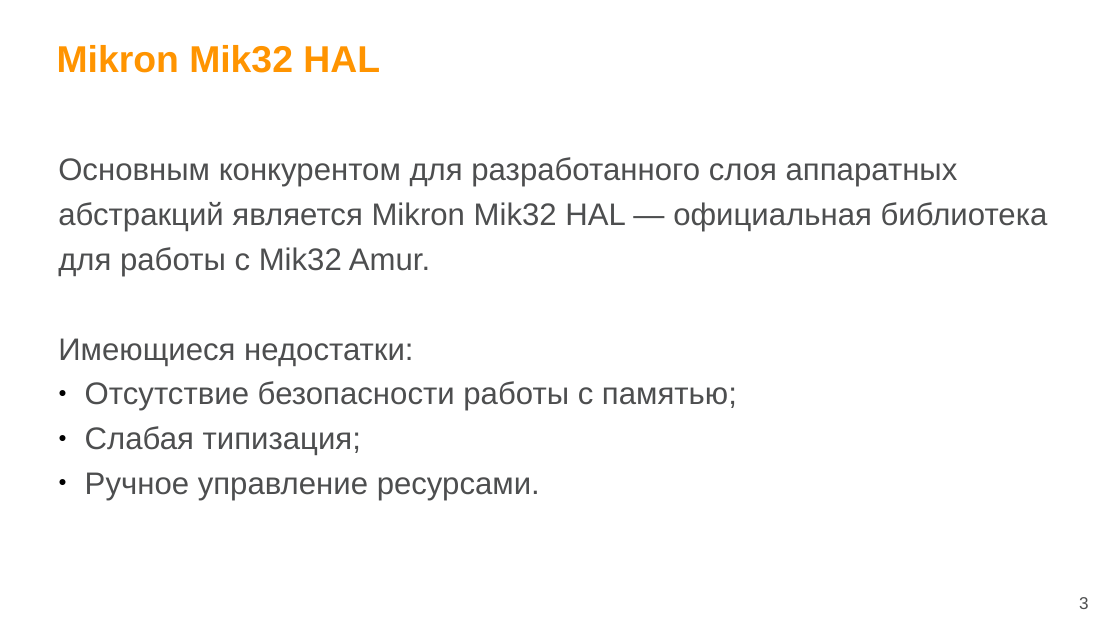
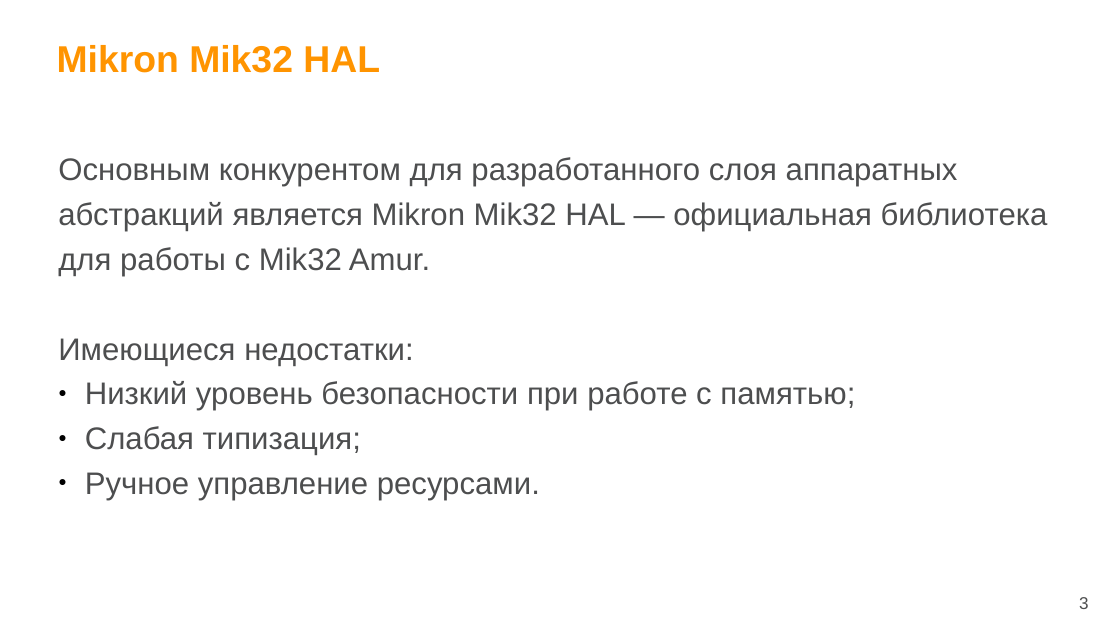
Before and after one commit to Valetoriy/vkr, a slide deck: slide 3 of docs/prez.pptx. Drawn at 1120x630 pixels with LibreOffice and Linux fonts; fonts in the diff are those of the drawing; background and template pictures are left out. Boxes give left, top, right and bottom in pixels: in the first picture for what was removed or moved away, otherwise in the second. Text is boxed around its words. In the diff, an @@ line names an element or a change of style, - is before the commit and + after.

```diff
--- a/docs/prez.pptx
+++ b/docs/prez.pptx
@@ text at (x1=85, y1=381, x2=855, y2=411): text changed @@
-● Отсутствие безопасности работы с памятью;
+● Низкий уровень безопасности при работе с памятью;
```
Also in this commit, not shown: 1 other file.
